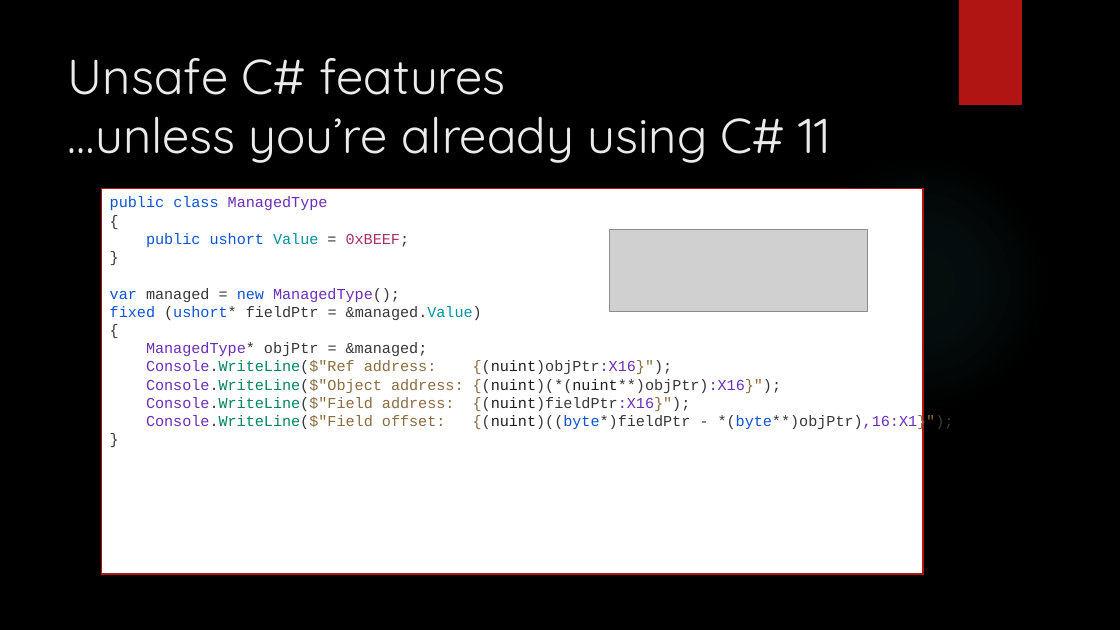
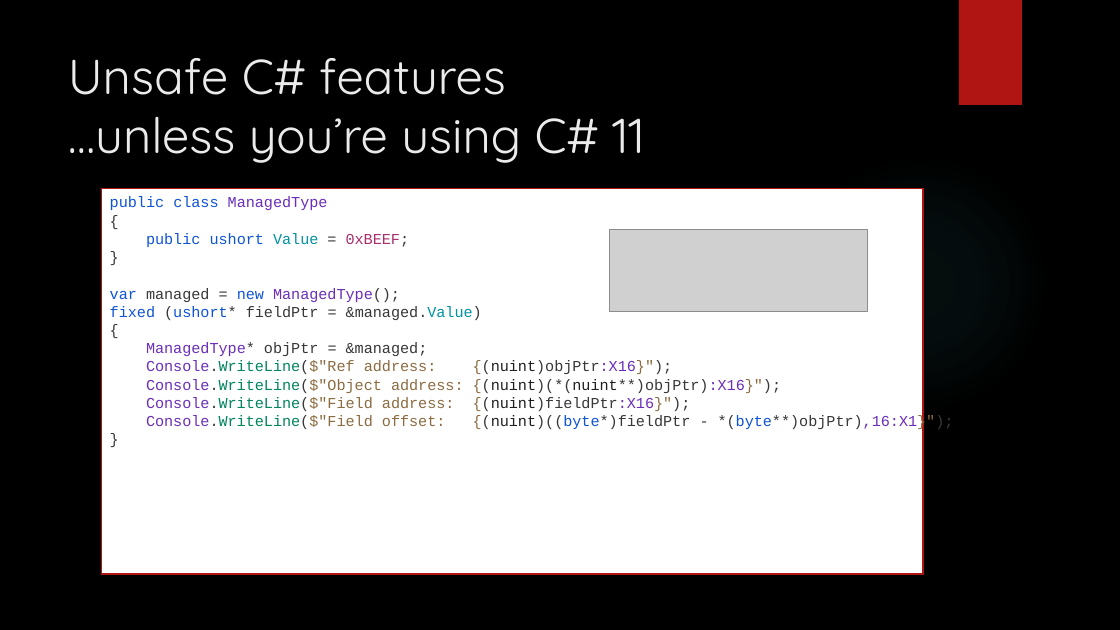
Before and after one commit to dennisdietrich/UnsafeCSharp, a slide deck: slide 14 of doc/Introduction to unsafe C#.pptx. Drawn at 1120x630 pixels with LibreOffice and Linux fonts; fonts in the diff are those of the drawing; grey boxes stand for pictures; background and template pictures are left out. Boxes give left, top, right and bottom in pixels: in the first picture for what was removed or moved away, otherwise in the second. Text is boxed around its words. In the diff, an @@ line names an element or a change of style, - is before the commit and + after.

```diff
--- a/doc/Introduction to unsafe C#.pptx
+++ b/doc/Introduction to unsafe C#.pptx
@@ title at (x1=68, y1=58, x2=645, y2=163): text changed @@
-Unsafe C# features
-…unless you’re already using C# 11
+Unsafe C# features
+…unless you’re using C# 11
```
Also in this commit, not shown: 2 slides removed.
